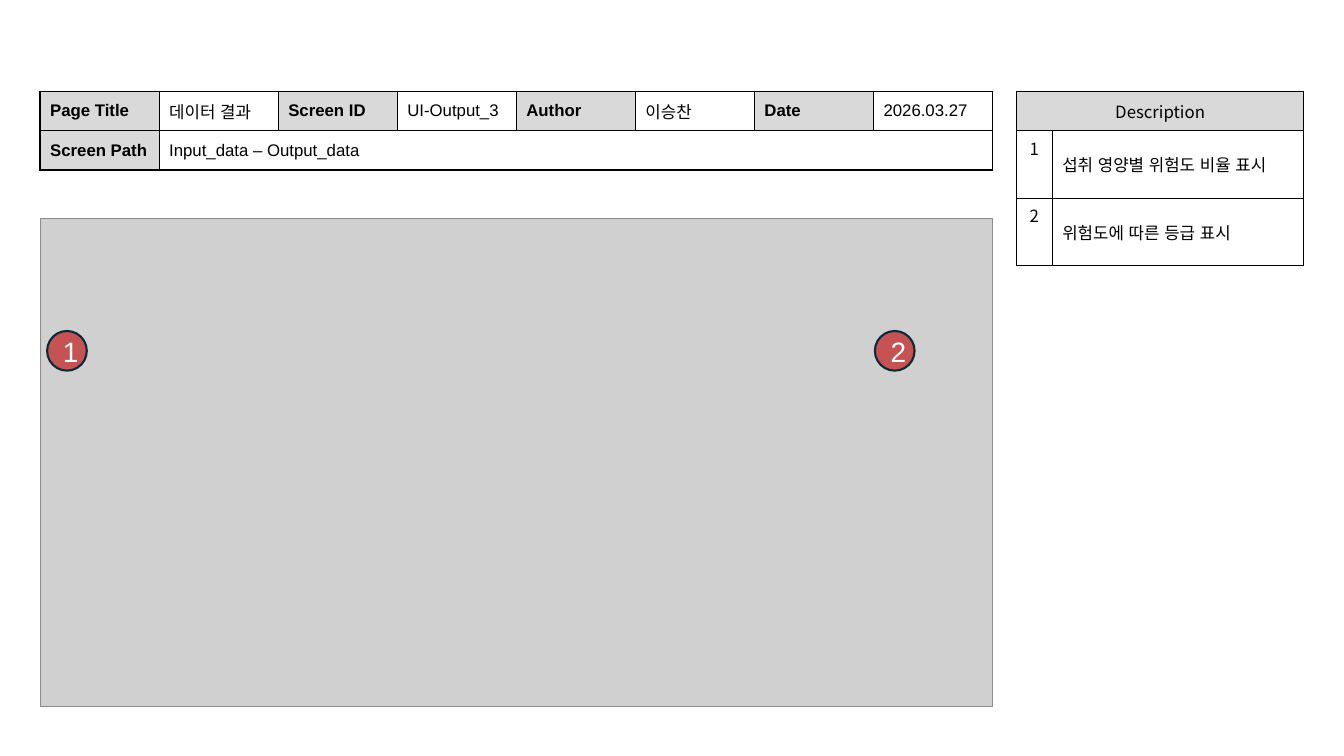
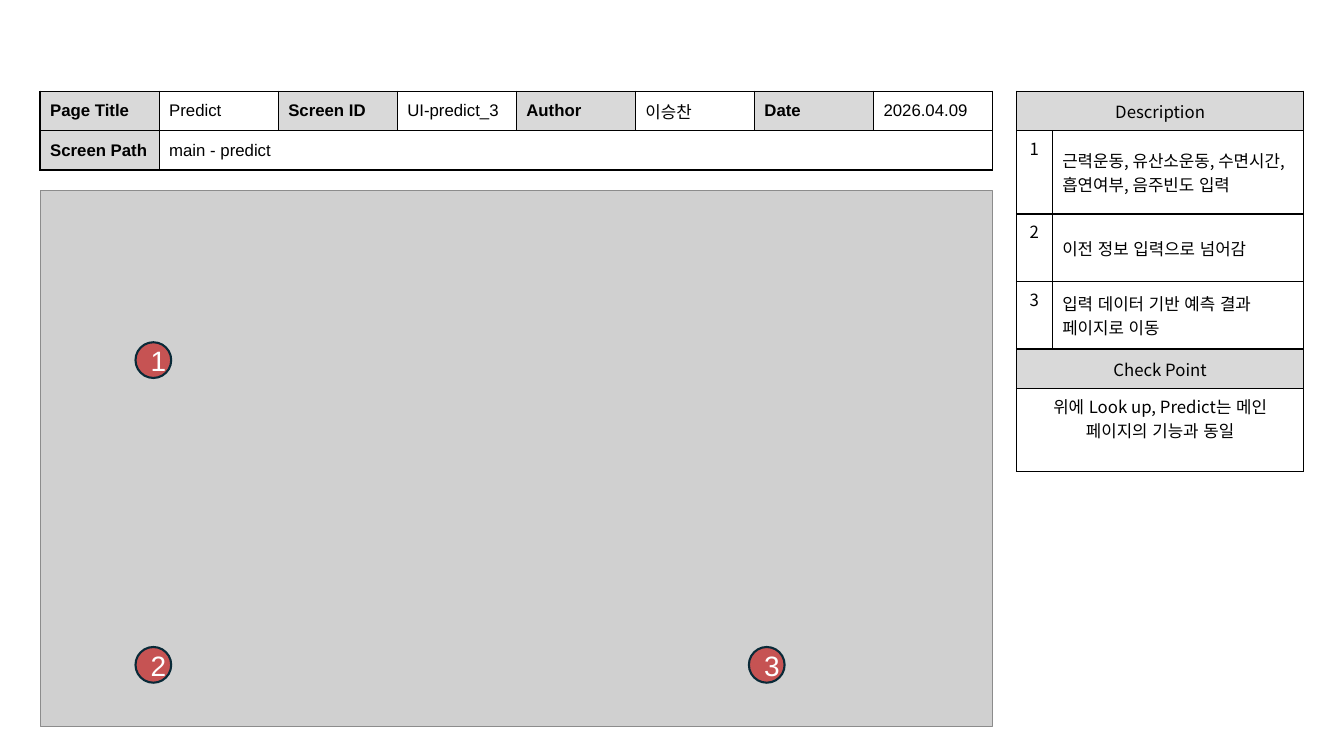
Before and after one commit to dc-inside/LeeSeungChan, a slide deck: slide 4 of 1차 프로젝트/기획/화면 설계서.pptx. Drawn at 1344x756 pixels with LibreOffice and Linux fonts; fonts in the diff are those of the drawing; grey boxes stand for pictures. Boxes give left, top, right and bottom in pixels: in the first picture for what was removed or moved away, otherwise in the second. Text is boxed around its words. In the diff, an @@ line names an element or a change of style, - is before the commit and + after.

```diff
--- a/1차 프로젝트/기획/화면 설계서.pptx
+++ b/1차 프로젝트/기획/화면 설계서.pptx
@@ table at [40,91,992,169] @@
-row 1: Page Title | 데이터 결과 | Screen ID | UI-Output_3 | Author | 이승찬 | Date | 2026.03.27
+row 1: Page Title | Predict | Screen ID | UI-predict_3 | Author | 이승찬 | Date | 2026.04.09
-row 2, column 2: Input_data – Output_data
+row 2, column 2: main - predict
@@ table at [1016,91,1305,444] @@
-row 2: 1 | 섭취 영양별 위험도 비율 표시
-row 3: 2 | 위험도에 따른 등급 표시
+row 2: 1 | 근력운동, 유산소운동, 수면시간, 흡연여부, 음주빈도 입력
+row 3: 2 | 이전 정보 입력으로 넘어감
+row 4: 3 | 입력 데이터 기반 예측 결과 페이지로 이동
+row 5: Check Point | 
+row 6: 위에 Look up, Predict는 메인 페이지의 기능과 동일 | 
@@ picture: place and size @@
-picture at [40,219,993,707]
+picture at [40,191,993,727]
@@ ellipse "1": place and size @@
-ellipse "1" at [47,331,87,370]
+ellipse "1" at [135,343,170,378]
@@ ellipse "2": place and size @@
-ellipse "2" at [875,331,914,370]
+ellipse "2" at [135,647,170,683]
@@ ellipse added at [749,647,784,683], fill #C00000 at 60% opacity, outline #092A39 1.5 pt, 20 pt, text #FFFFFF @@
+3
```
Also in this commit, not shown: 2 other slides changed, 3 slides added, 1 slide removed, 1 other file.
